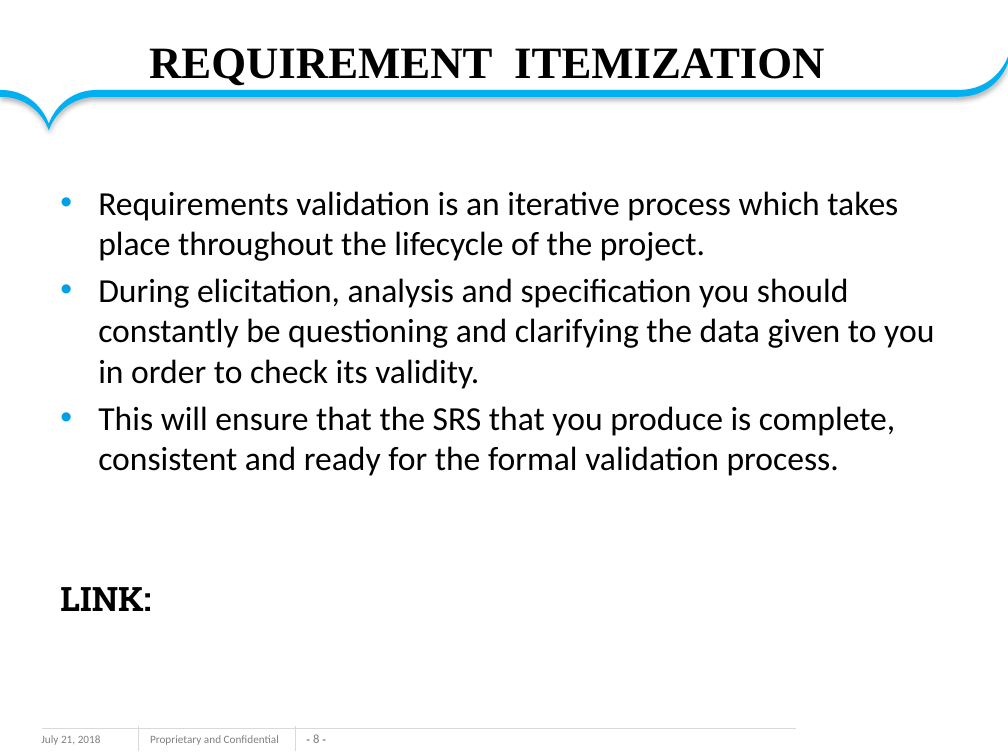
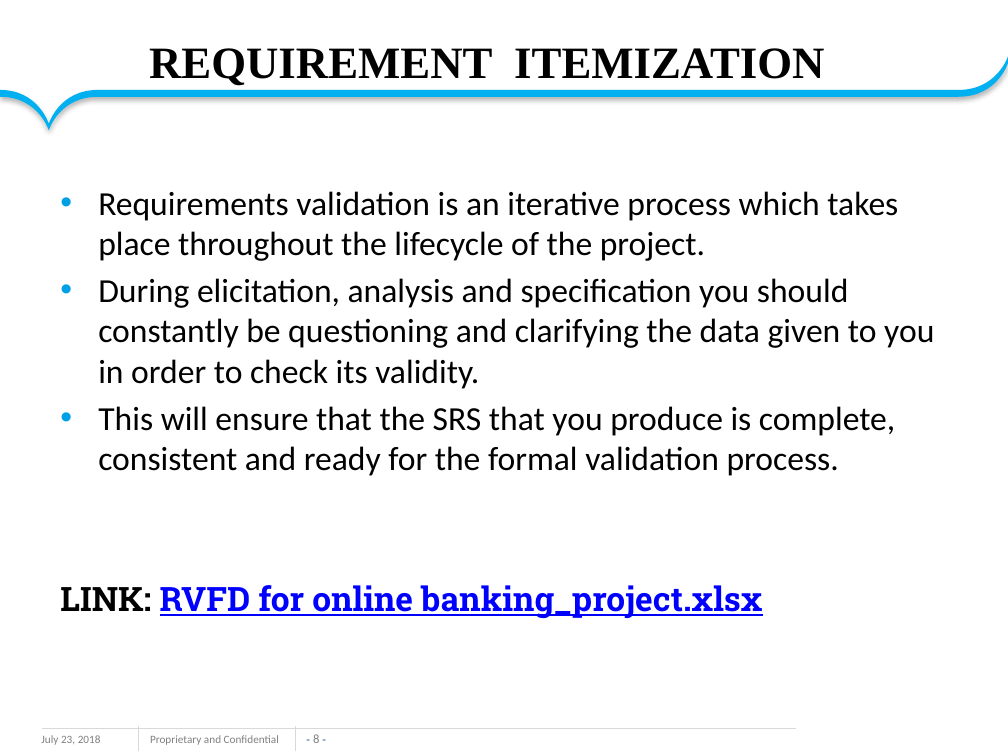
Before and after one commit to sarulatharaji/Miniproject, a slide deck: slide 8 of Online banking ppt.pptx. Drawn at 1008x756 pixels with LibreOffice and Linux fonts; fonts in the diff are those of the drawing; background and template pictures are left out. Boxes give left, top, right and bottom in pixels: in the first picture for what was removed or moved away, otherwise in the second. Text is boxed around its words. In the diff, an @@ line names an element or a change of style, - is before the commit and + after.

```diff
--- a/Online banking ppt.pptx
+++ b/Online banking ppt.pptx
@@ text at [60,585,762,618]: text changed; text colour #000000 to #0000FF @@
-LINK:
+LINK: RVFD for online banking_project.xlsx
@@ text at [41,735,101,745]: text changed @@
-July 21, 2018
+July 23, 2018
```
Also in this commit, not shown: 21 other slides changed, 3 slides added, 5 other files.
